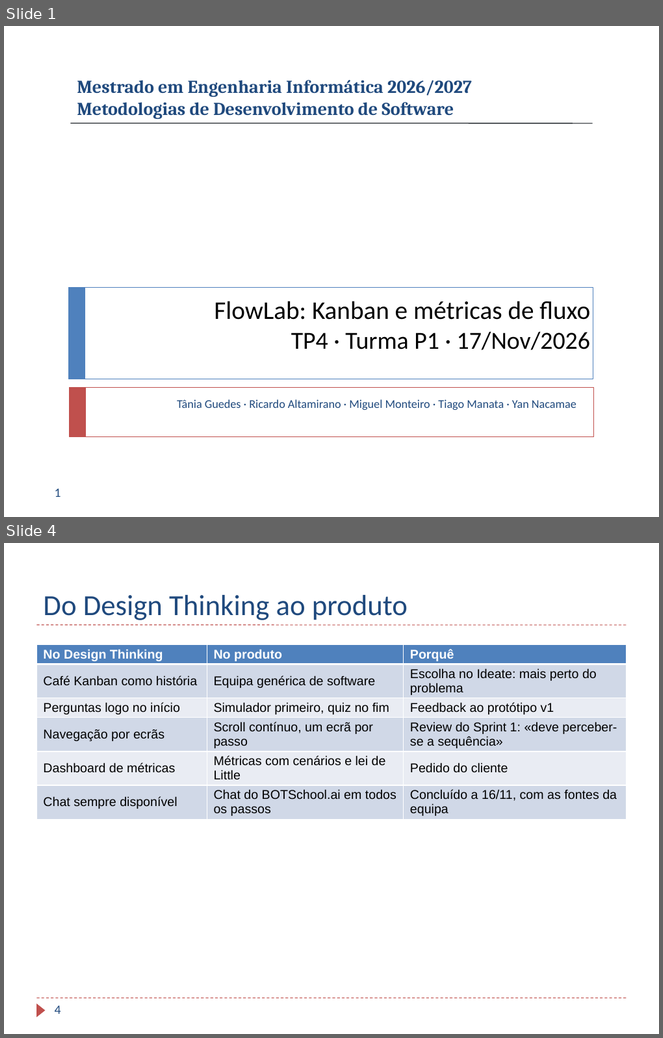
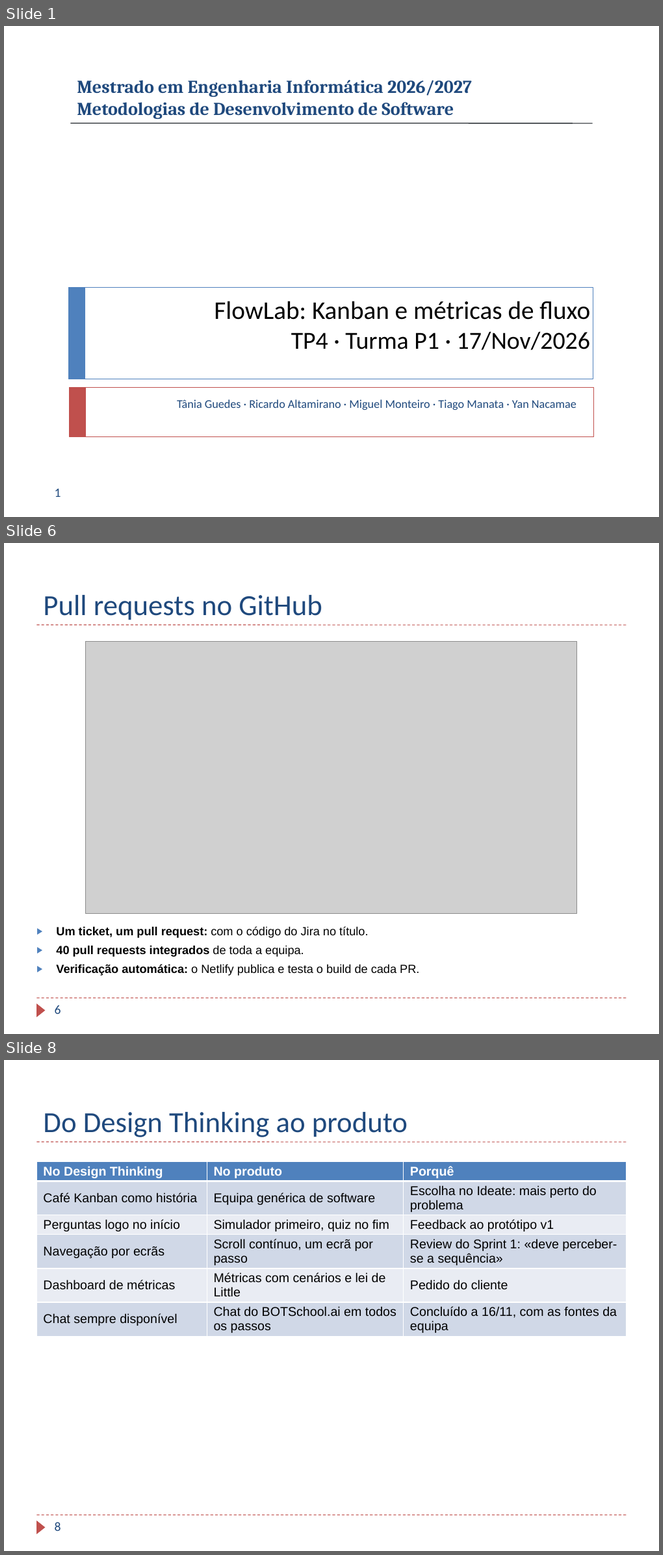
Before and after one commit to TaniaBmGuedes/MDS-TP4, a slide deck: entrega/07_Apresentacao_Final.pptx. Shown one above the other, each under a label of ours: slides 1 and 4 before the commit, slides 1, 6 and 8 after it; the slides between them are not shown. The pictures are 663x1038 and 663x1555 pixels, drawn with LibreOffice and Linux fonts; fonts in the diff are those of the drawing; grey boxes stand for pictures; background and template pictures are left out. Boxes give left, top, right and bottom in pixels: in the first picture for what was removed or moved away, otherwise in the second. Text is boxed around its words. In the diff, an @@ line names an element or a change of style, - is before the commit and + after.

Commit message:
Apresentação: introdução, processo com prints do Jira e do GitHub, dailies e menos texto por slide

```diff
--- a/entrega/07_Apresentacao_Final.pptx
+++ b/entrega/07_Apresentacao_Final.pptx
@@ slide 6 added at (4,543,659,1034), background #FFFFFF; not listed: 3 template elements that a slide beside it also shows @@
@@ title added at (43,595,322,620), 32 pt, text #1F497D @@
+Pull requests no GitHub
@@ picture added at (86,641,577,914) @@
@@ text added at (56,927,419,976), 13 pt, text #000000 @@
+▶ Um ticket, um pull request: com o código do Jira no título.
+▶ 40 pull requests integrados de toda a equipa.
+▶ Verificação automática: o Netlify publica e testa o build de cada PR.
@@ page number added at (55,1005,61,1014), 14 pt, text #1F497D @@
+6
@@ what was slide 4 is now slide 8 @@
@@ page number at (55,1522,61,1531): text changed @@
-4
+8
```
Also in this commit, not shown: 7 slides changed, 3 other slides added.
